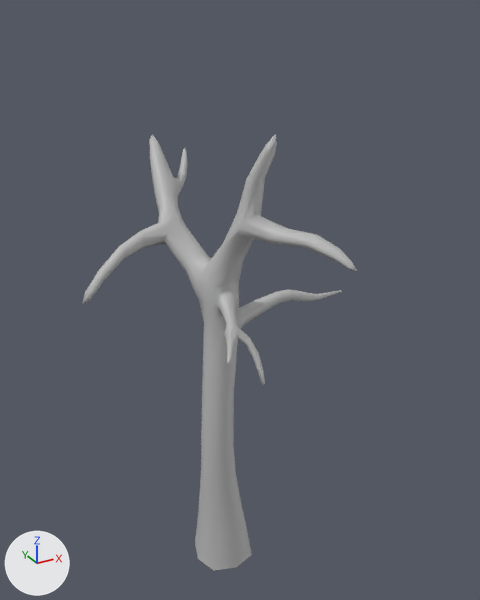
The FBX model Game/Assets/VaniaGame/Levels/Environments/cemetery/meshes/cem_prop_tree_01.fbx, before and after one commit.
The view is the same before and after, from a 50 mm camera at (-2.75, -5.41, 5.84) aimed at (0.44, 0.39, 2.94). The axes (+X, +Y, +Z) are drawn at lower left. The lights are the same throughout. Where no turn or scale is listed for an object, it has been applied to the vertices.

The first picture shows 'cem_prop_tree_01'.
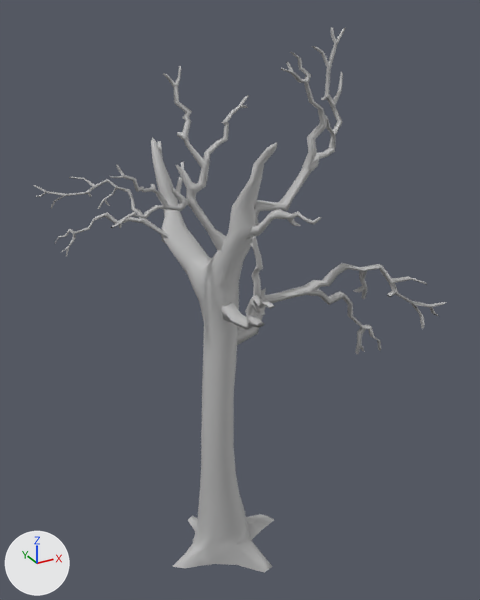
Changed parts and their boxes (x1, y1, x2, y2) in the pictures (480 x 600 px):
'cem_prop_tree_01', reshaped (50% wider, 25% taller): before (82, 133, 357, 570); after (34, 27, 446, 573)
part 1 of me_mesh, added: after (237, 263, 446, 354)
part 2 of me_mesh, added: after (254, 27, 346, 217)
part 3 of me_mesh, added: after (34, 177, 169, 256)
part 4 of me_mesh, added: after (221, 235, 275, 330)
part 5 of me_mesh, added: after (158, 141, 184, 193)
part 6 of me_mesh, added: after (163, 66, 249, 251)
part 7 of me_mesh, added: after (109, 164, 190, 228)
part 8 of me_mesh, added: after (247, 209, 322, 239)
part 9 of me_mesh, cut back: before (82, 133, 357, 388); after (151, 137, 277, 318)
part 10 of me_mesh, built on: before (195, 490, 252, 570); after (173, 490, 274, 573)

The change in detail:
me_mesh is used by ob_cem_prop_tree_01; location (0.0, 0.0, 0.0).
me_mesh had 521 vertices, 516 faces and spanned x -1.25..1.75, y -1.26..1.83, z -0.04..4.87.
me_mesh now has 1495 vertices, 1467 faces and spans x -1.4..2.46, y -1.51..2.08, z 0.0..5.68.
me_mesh part 1: a new loose piece of 212 vertices spanning x 0.07..2.46, y -0.72..0.07, z 2.2..3.44, in mat_lambert1 (grey #bcbcbc).
me_mesh part 2: a new loose piece of 212 vertices spanning x 0.08..1.37, y -0.41..0.05, z 3.99..5.68, in mat_lambert1 (grey #bcbcbc).
me_mesh part 3: a new loose piece of 200 vertices spanning x -1.4..-0.19, y 0.53..1.34, z 3.6..4.26, in mat_lambert1 (grey #bcbcbc).
me_mesh part 4: a new loose piece of 140 vertices spanning x -0.38..0.09, y -1.51..-0.11, z 3.02..4.15, in mat_lambert1 (grey #bcbcbc).
me_mesh part 5: a new loose piece of 140 vertices spanning x -0.21..0.58, y 0.65..2.08, z 3.6..4.45, in mat_lambert1 (grey #bcbcbc).
me_mesh part 6: a new loose piece of 140 vertices spanning x -0.37..0.32, y -0.19..0.39, z 3.64..5.37, in mat_lambert1 (grey #bcbcbc).
me_mesh part 7: a new loose piece of 132 vertices spanning x -1.06..-0.24, y -0.09..0.07, z 4.06..4.64, in mat_lambert1 (grey #bcbcbc).
me_mesh part 8: a new loose piece of 56 vertices spanning x 0.1..0.53, y -0.93..-0.22, z 3.88..4.2, in mat_lambert1 (grey #bcbcbc).
me_mesh part 9: 406 vertices removed from x -1.25..1.75, y -1.26..1.83, z 2.64..4.87; 110 vertices added at x -0.33..0.3, y -0.56..1.37, z 2.92..4.8.
me_mesh part 10: 16 vertices removed from x -0.33..0.33, y -0.33..0.33, z -0.04..0.44; 54 vertices added at x -0.65..0.76, y -0.59..0.65, z 0.0..0.46.
